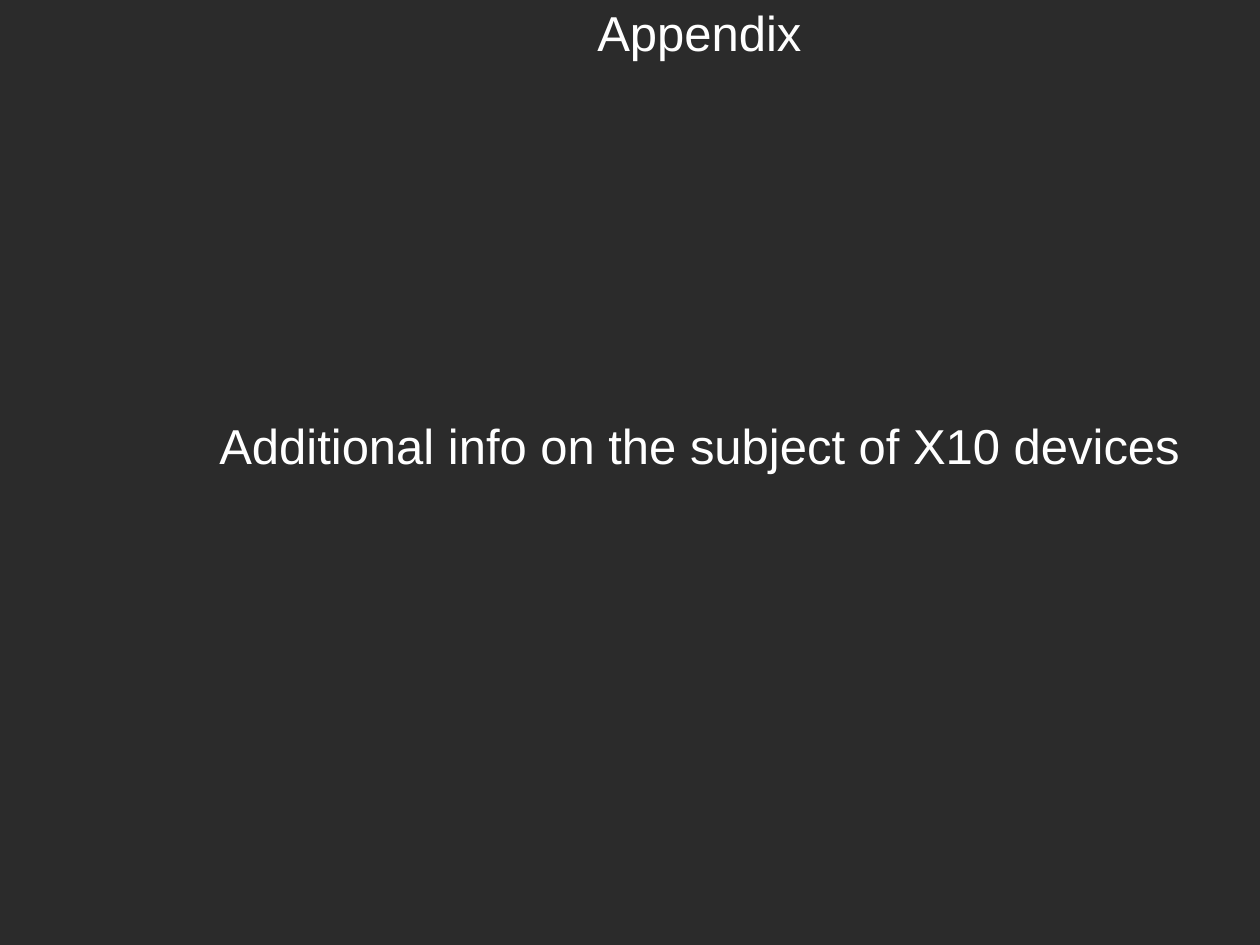
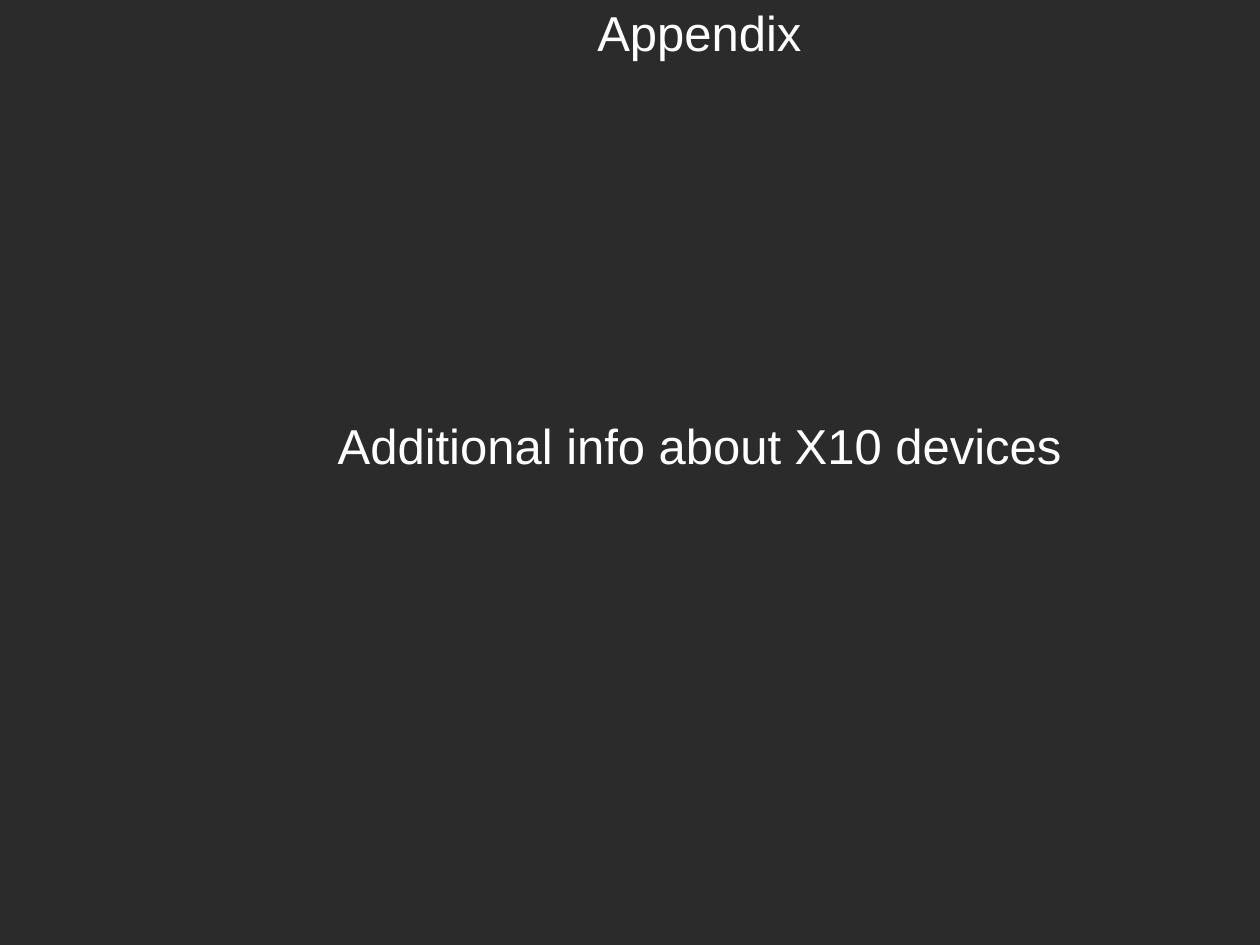
Before and after one commit to cchirag/easyx10, a slide deck: slide 35 of docs/HW/EasyX10 Project - CS673 - Fall 2008 v1.ppt. Drawn at 1260x945 pixels with LibreOffice and Linux fonts; fonts in the diff are those of the drawing; background and template pictures are left out; a plain dark background stands for a picture behind light text. Boxes give left, top, right and bottom in pixels: in the first picture for what was removed or moved away, otherwise in the second. Text is boxed around its words. In the diff, an @@ line names an element or a change of style, - is before the commit and + after.

```diff
--- a/docs/HW/EasyX10 Project - CS673 - Fall 2008 v1.ppt
+++ b/docs/HW/EasyX10 Project - CS673 - Fall 2008 v1.ppt
@@ text at (x1=338, y1=428, x2=1061, y2=465): text changed @@
-Additional info on the subject of X10 devices
+Additional info about X10 devices
```
Also in this commit, not shown: 23 other slides changed.
